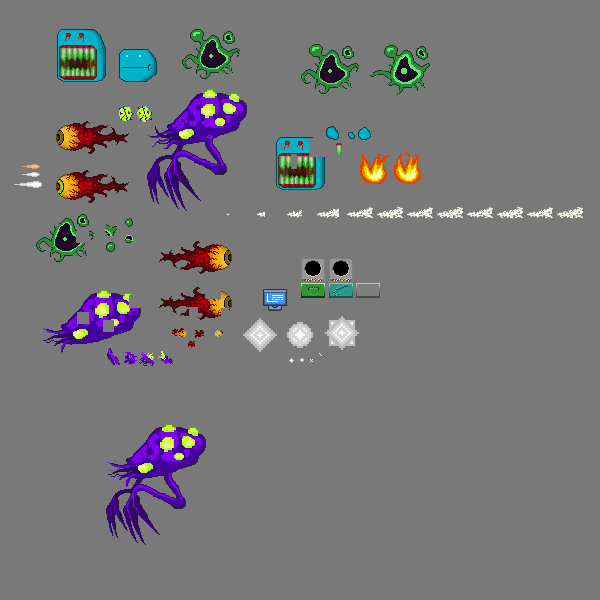
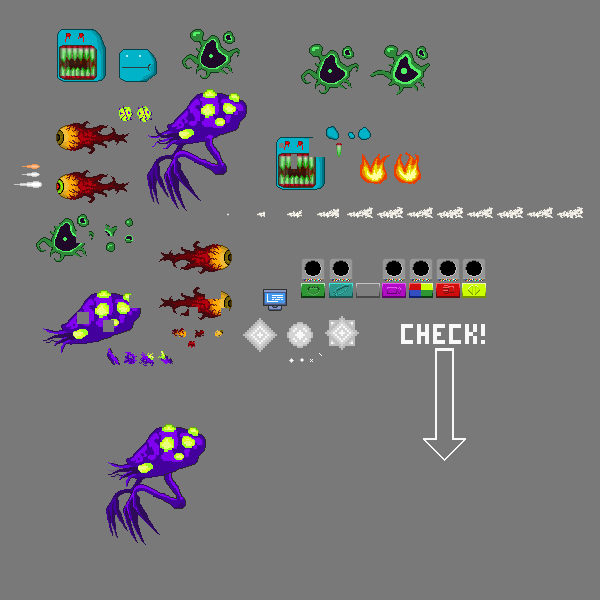
Layered file, before and after one edit (600x600). Changes by layer:
painted on "consoles" over [382, 258, 486, 461]
